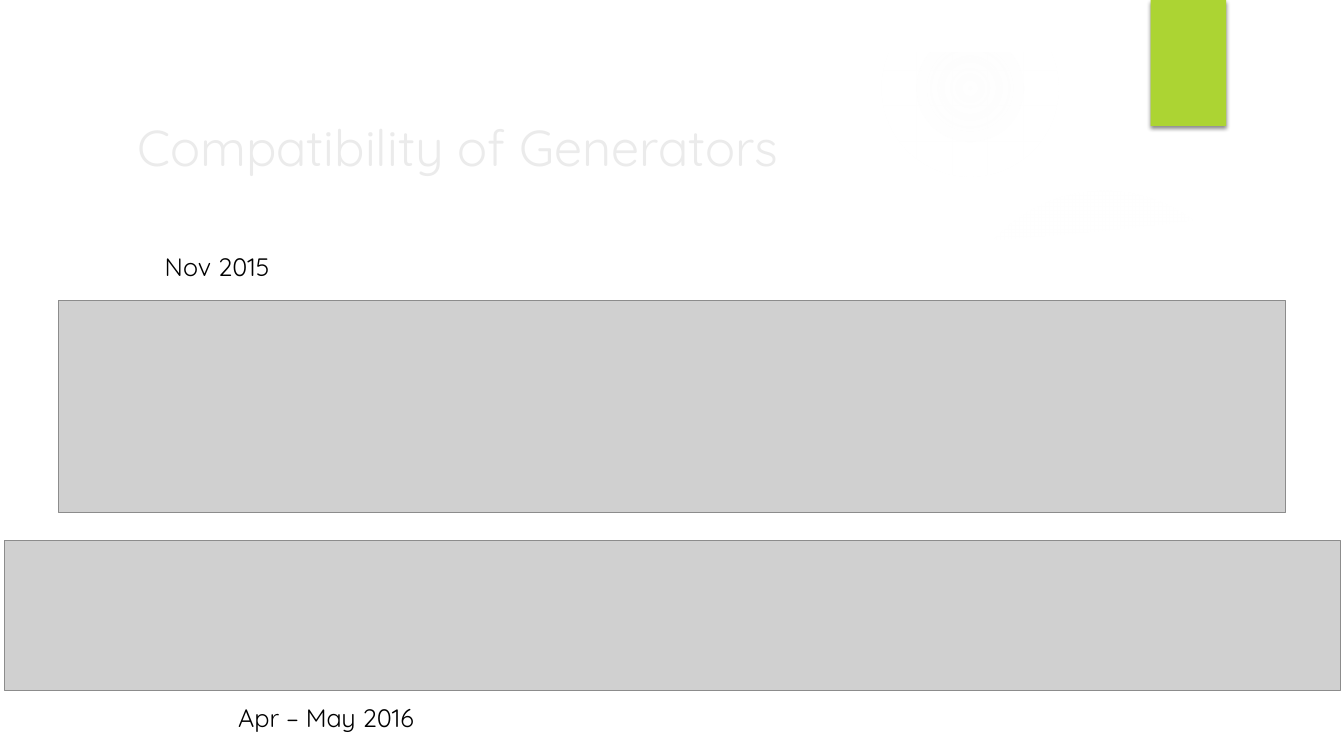
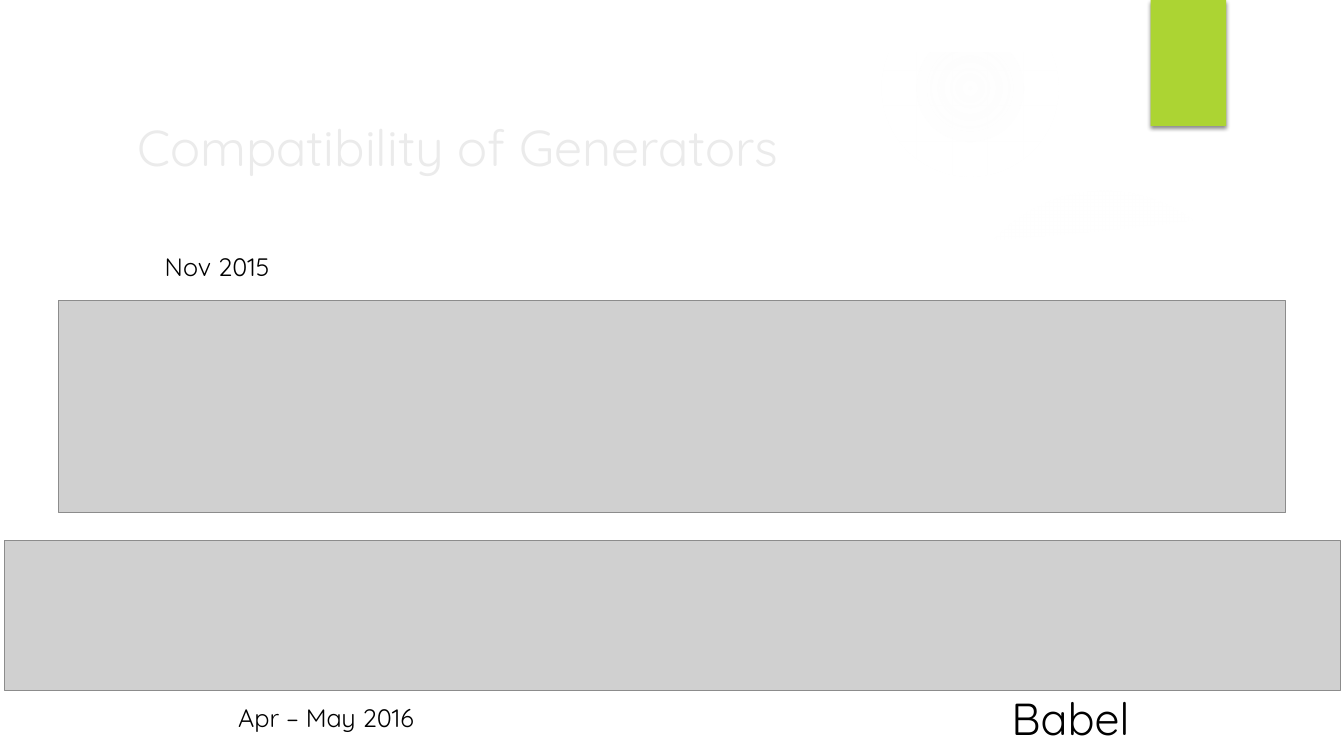
Before and after one commit to muxahuk/asyncJs, a slide deck: slide 25 of Asynchronous JavaScript.pptx (slide 22 before the commit). Drawn at 1344x756 pixels with LibreOffice and Linux fonts; fonts in the diff are those of the drawing; grey boxes stand for pictures; background and template pictures are left out. Boxes give left, top, right and bottom in pixels: in the first picture for what was removed or moved away, otherwise in the second. Text is boxed around its words. In the diff, an @@ line names an element or a change of style, - is before the commit and + after.

```diff
--- a/Asynchronous JavaScript.pptx
+++ b/Asynchronous JavaScript.pptx
@@ text added at box(1011, 688, 1129, 736), 32 pt, text #000000 @@
+Babel
```
Also in this commit, not shown: 13 other slides changed, 10 slides added, 5 slides removed.
